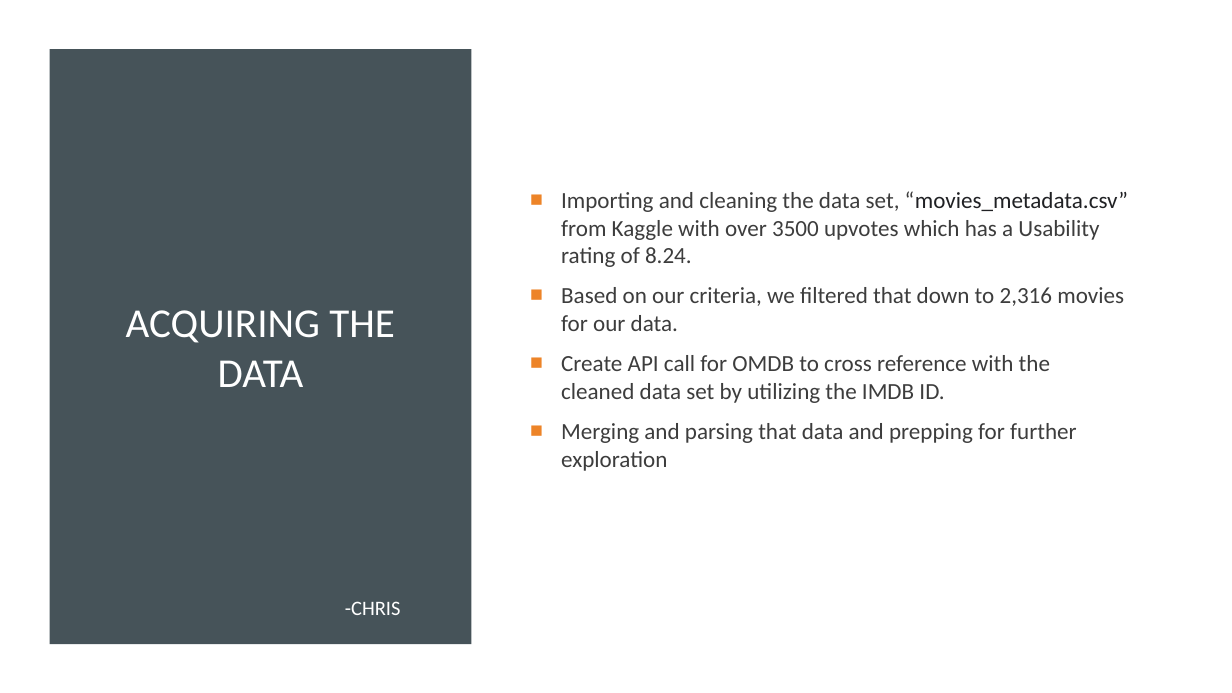
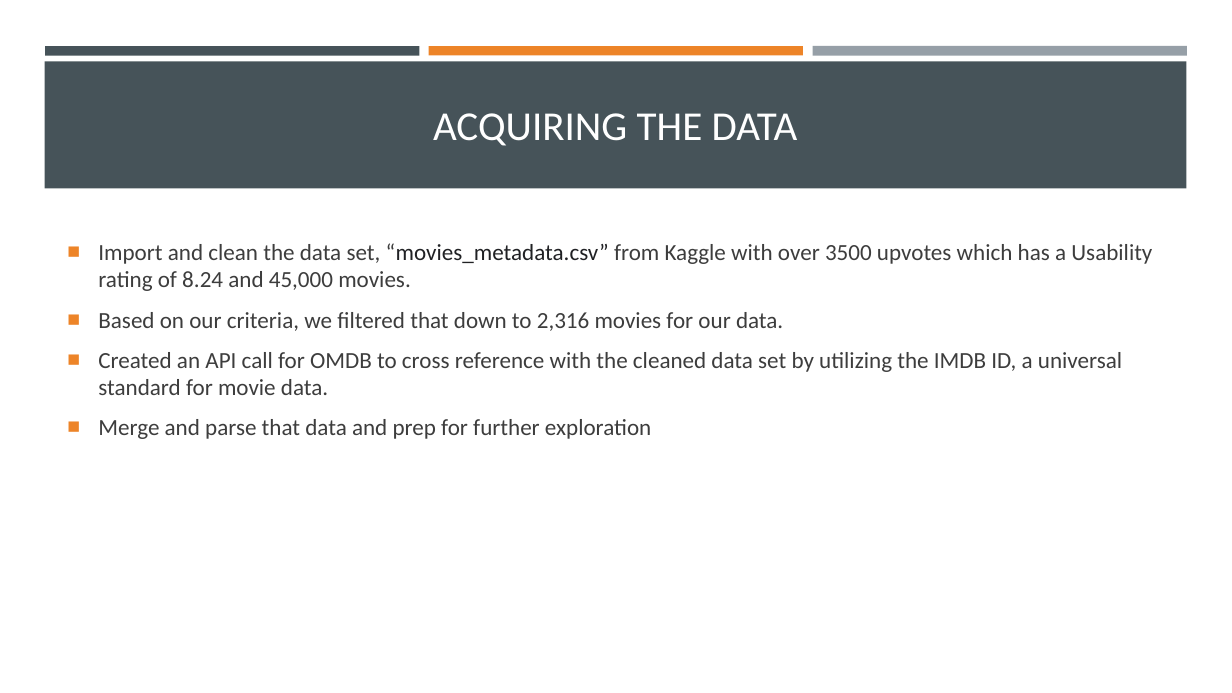
Before and after one commit to Robotrousers/Group1Proj1, a slide deck: slide 3 of MoMoviesPrez.pptx. Drawn at 1232x693 pixels with LibreOffice and Linux fonts; fonts in the diff are those of the drawing. Boxes give left, top, right and bottom in pixels: in the first picture for what was removed or moved away, otherwise in the second. Text is boxed around its words. In the diff, an @@ line names an element or a change of style, - is before the commit and + after.

```diff
--- a/MoMoviesPrez.pptx
+++ b/MoMoviesPrez.pptx
@@ rectangle removed at (x1=0, y1=0, x2=1232, y2=693) @@
@@ rectangle added at (x1=45, y1=46, x2=420, y2=55), fill #465359 @@
@@ rectangle removed at (x1=50, y1=49, x2=472, y2=644) @@
@@ rectangle added at (x1=429, y1=46, x2=803, y2=55), fill #ED8428 @@
@@ rectangle added at (x1=812, y1=46, x2=1187, y2=56), fill #969FA7 @@
@@ rectangle added at (x1=44, y1=61, x2=1187, y2=189), fill #465359 @@
@@ title "ACQUIRING THE DATA" rewrapped from (x1=126, y1=310, x2=395, y2=387) to (x1=433, y1=113, x2=798, y2=146) @@
@@ text "Import and clean the data ..." moved from (x1=561, y1=191, x2=1128, y2=471) to (x1=98, y1=243, x2=1152, y2=439) @@
@@ text at (x1=98, y1=243, x2=1152, y2=291): text changed @@
-■ Importing and cleaning the data set, “movies_metadata.csv” from Kaggle with over 3500 upvotes which has a Usability rating of 8.24.
+■ Import and clean the data set, “movies_metadata.csv” from Kaggle with over 3500 upvotes which has a Usability rating of 8.24 and 45,000 movies.
@@ text at (x1=98, y1=352, x2=1122, y2=439): text changed @@
-■ Create API call for OMDB to cross reference with the cleaned data set by utilizing the IMDB ID.
-■ Merging and parsing that data and prepping for further exploration
+■ Created an API call for OMDB to cross reference with the cleaned data set by utilizing the IMDB ID, a universal standard for movie data.
+■ Merge and parse that data and prep for further exploration
@@ text removed at (x1=345, y1=601, x2=401, y2=615) @@
--CHRIS
```
Also in this commit, not shown: 4 other slides changed, 7 slides added, 11 slides removed.
